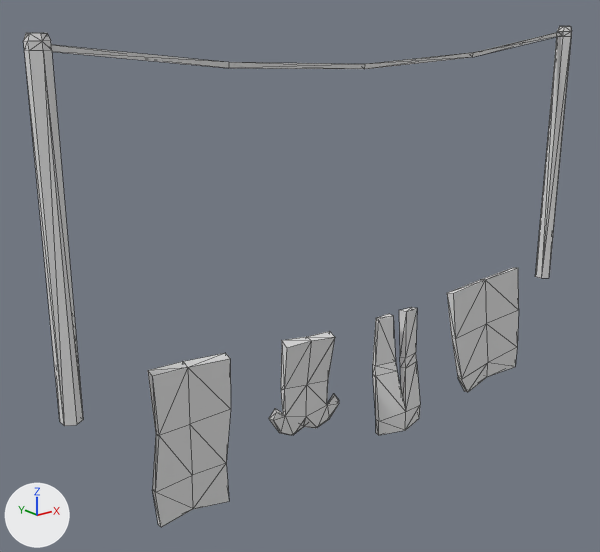
Renders of the glTF model models/ultimate-pack/low-poly-10/t/props-dryer-outside.glb from each side of a commit.
One viewpoint serves both versions: a 50 mm camera at (-3.51, -3.77, 2.0) aimed at (-0.34, 0.18, 0.42). Arrows for +X, +Y and +Z are at lower left; the lights stay in place. The picture after the commit comes second. Mesh edges are drawn as thin lines. Where no turn or scale is listed for an object, it has been applied to the vertices.

Objects in the first picture: 'dryer-outside-base', 'dryer-outside-clothes'.
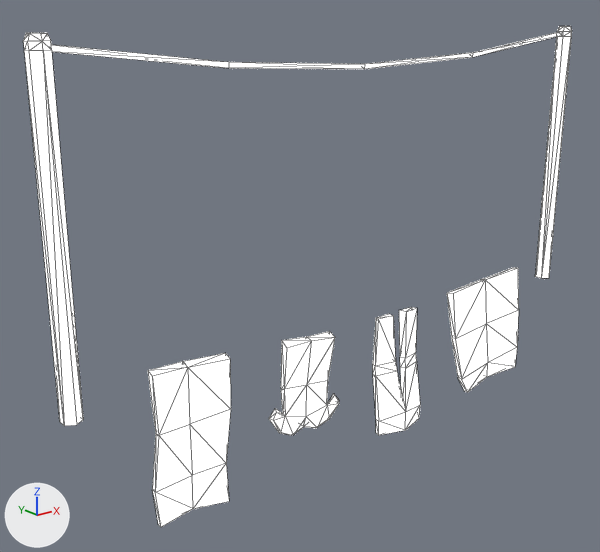
Edits to the bpy script that builds the scene:
```text
Change mat_lowpoly_colors:
    add mat_lowpoly_colors.emission_strength = 1.0
```

Changed parts and their boxes (x1, y1, x2, y2) in the pictures (600 x 552 px):
'dryer-outside-clothes', surface changed (lighter): (148, 268, 519, 527) in both
'dryer-outside-base', surface changed: (23, 26, 572, 426) in both
